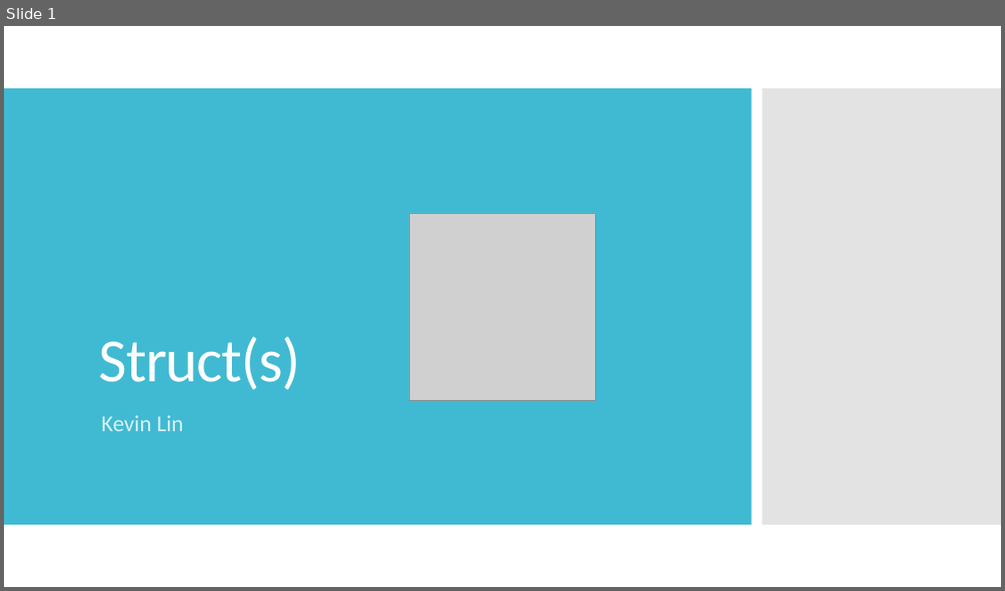
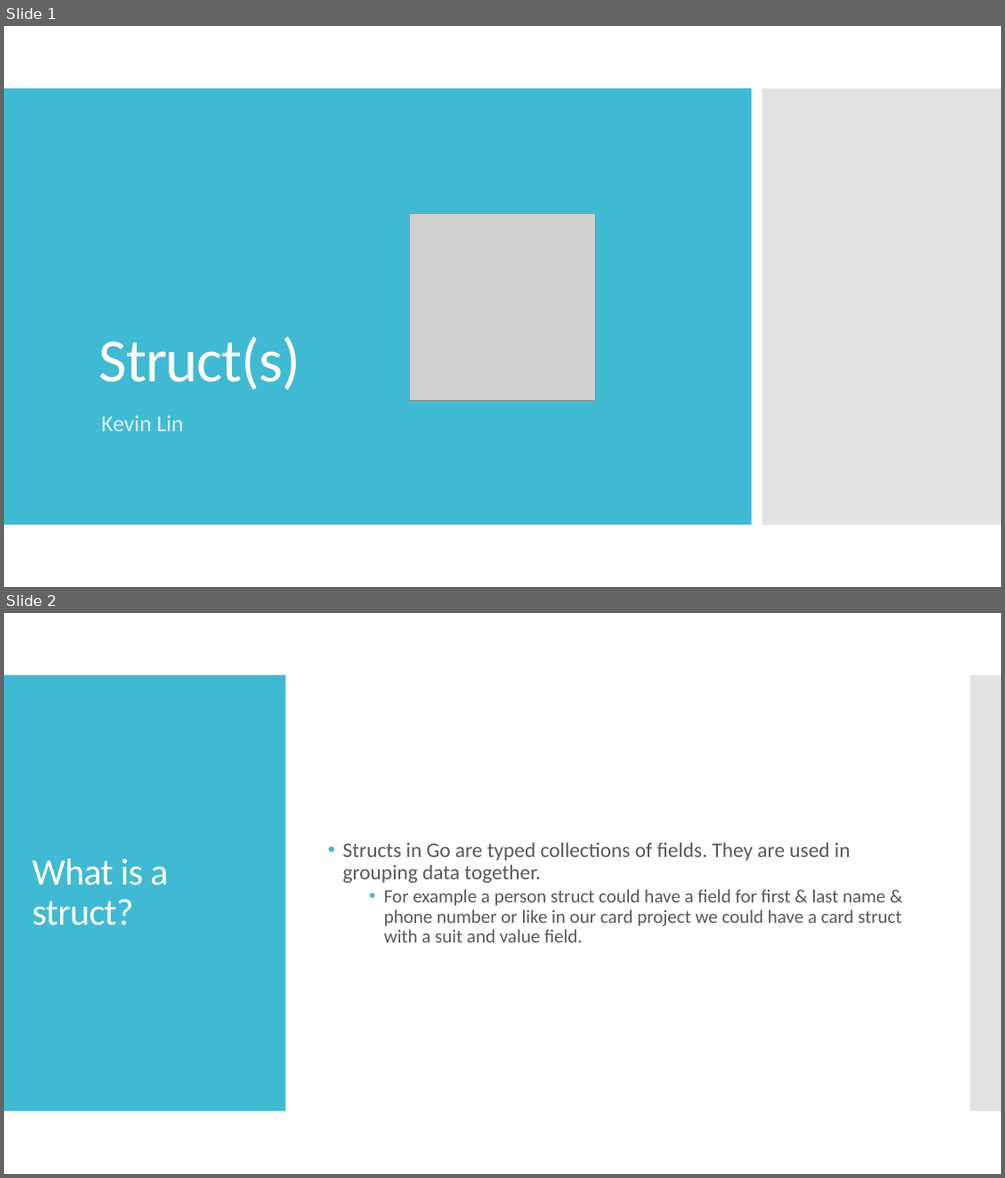
Before and after one commit to kevinlin47/Learn_Go, a slide deck: structs/go_struct.pptx. Shown one above the other, each under a label of ours: slide 1 before the commit, slides 1 and 2 after it. The pictures are 1005x591 and 1005x1178 pixels, drawn with LibreOffice and Linux fonts; fonts in the diff are those of the drawing; grey boxes stand for pictures. Boxes give left, top, right and bottom in pixels: in the first picture for what was removed or moved away, otherwise in the second. Text is boxed around its words. In the diff, an @@ line names an element or a change of style, - is before the commit and + after.

Commit message:
Create what is a struct and struct syntax slide

```diff
--- a/structs/go_struct.pptx
+++ b/structs/go_struct.pptx
@@ slide 2 added at (x1=4, y1=613, x2=1001, y2=1174), background #FFFFFF @@
@@ rectangle added at (x1=4, y1=675, x2=286, y2=1111), fill #40BAD2 @@
@@ rectangle added at (x1=971, y1=675, x2=1001, y2=1111), fill #C8C8C8 at 50% opacity @@
@@ text added at (x1=343, y1=843, x2=901, y2=942), 18 pt, text #595959 @@
+• Structs in Go are typed collections of fields. They are used in grouping data together.
+  • For example a person struct could have a field for first & last name & phone number or like in our card project we could have a card struct with a suit and value field.
@@ title added at (x1=32, y1=859, x2=168, y2=925), 36 pt, text #FFFFFF @@
+What is a struct?
```
Also in this commit, not shown: 1 other slide added.
